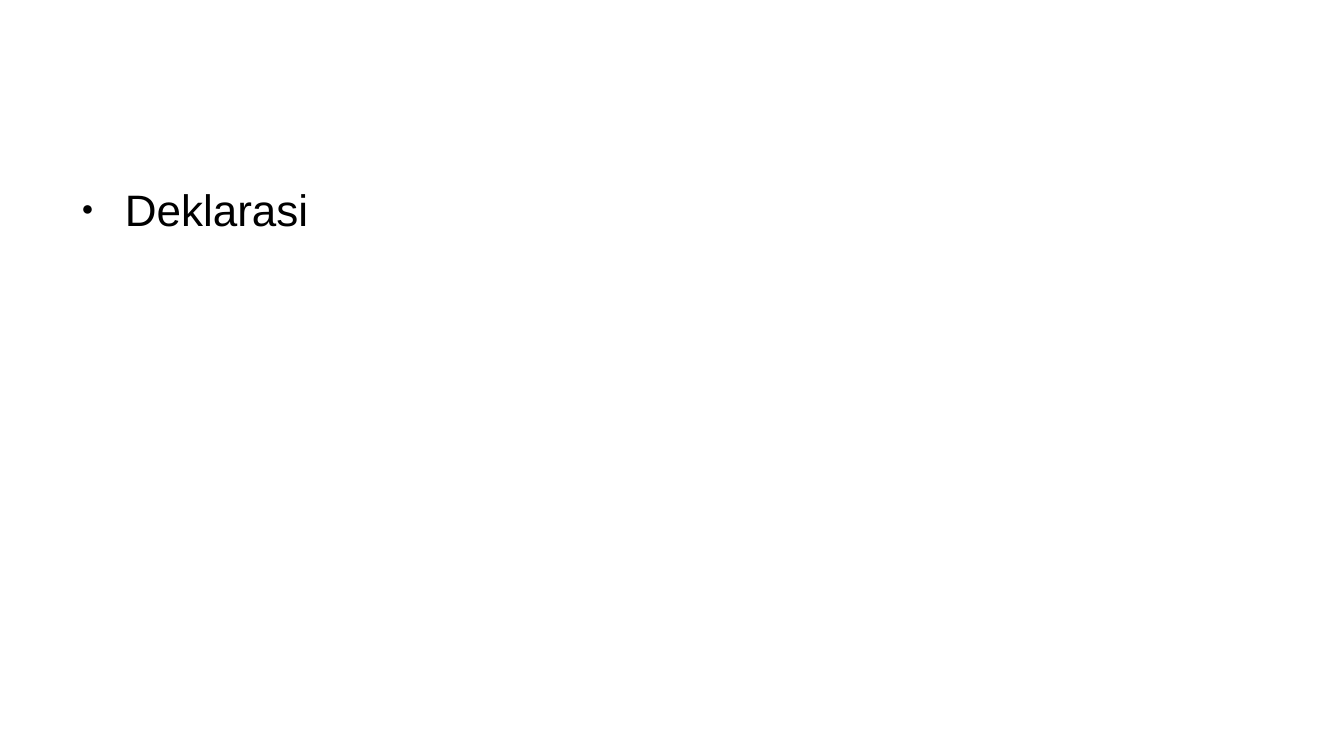
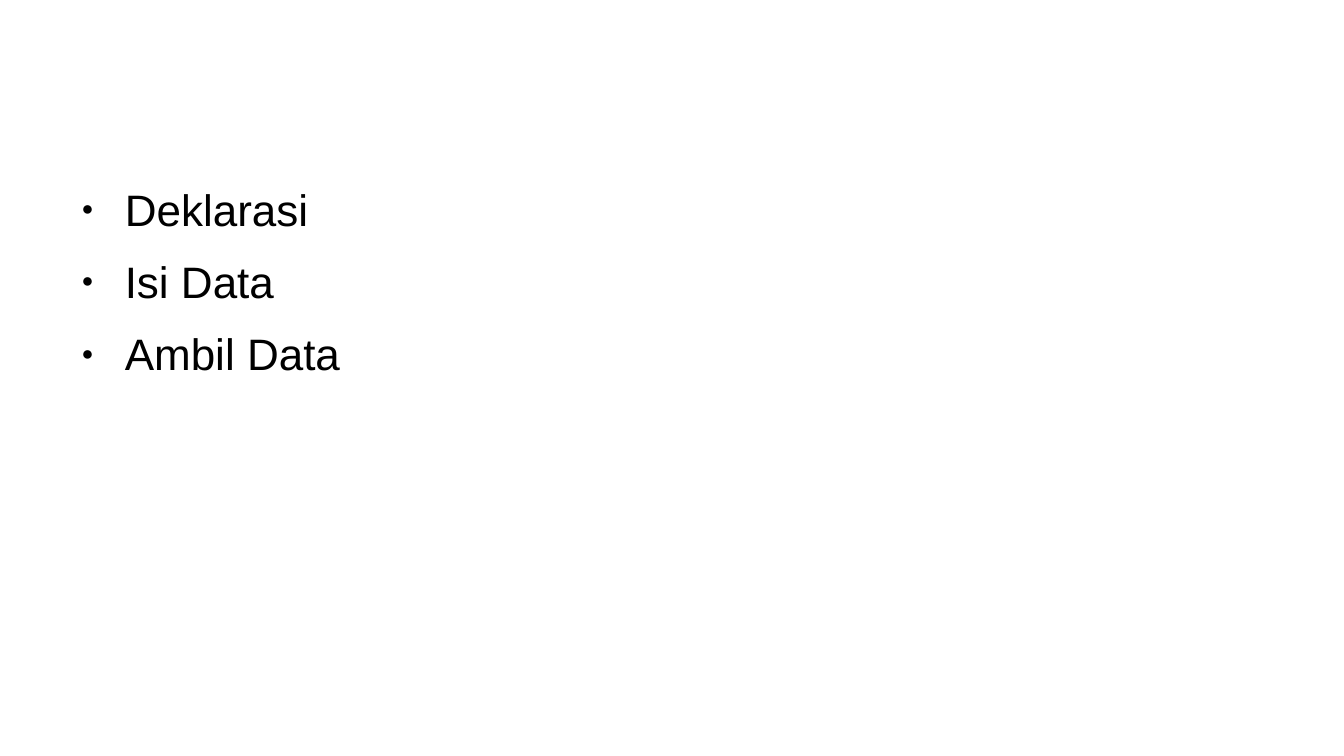
Before and after one commit to tamami-phb/slide-web-programming-1, a slide deck: slide 2 of 003 - slide p3 - array.odp. Drawn at 1344x756 pixels with LibreOffice and Linux fonts; fonts in the diff are those of the drawing; background and template pictures are left out. Boxes give left, top, right and bottom in pixels: in the first picture for what was removed or moved away, otherwise in the second. Text is boxed around its words. In the diff, an @@ line names an element or a change of style, - is before the commit and + after.

Commit message:
update sampe operasi aritmatika

```diff
--- a/003 - slide p3 - array.odp
+++ b/003 - slide p3 - array.odp
@@ text at (125, 266, 340, 371): paragraphs added @@
+● Isi Data
+● Ambil Data
```
Also in this commit, not shown: 2 other files.
